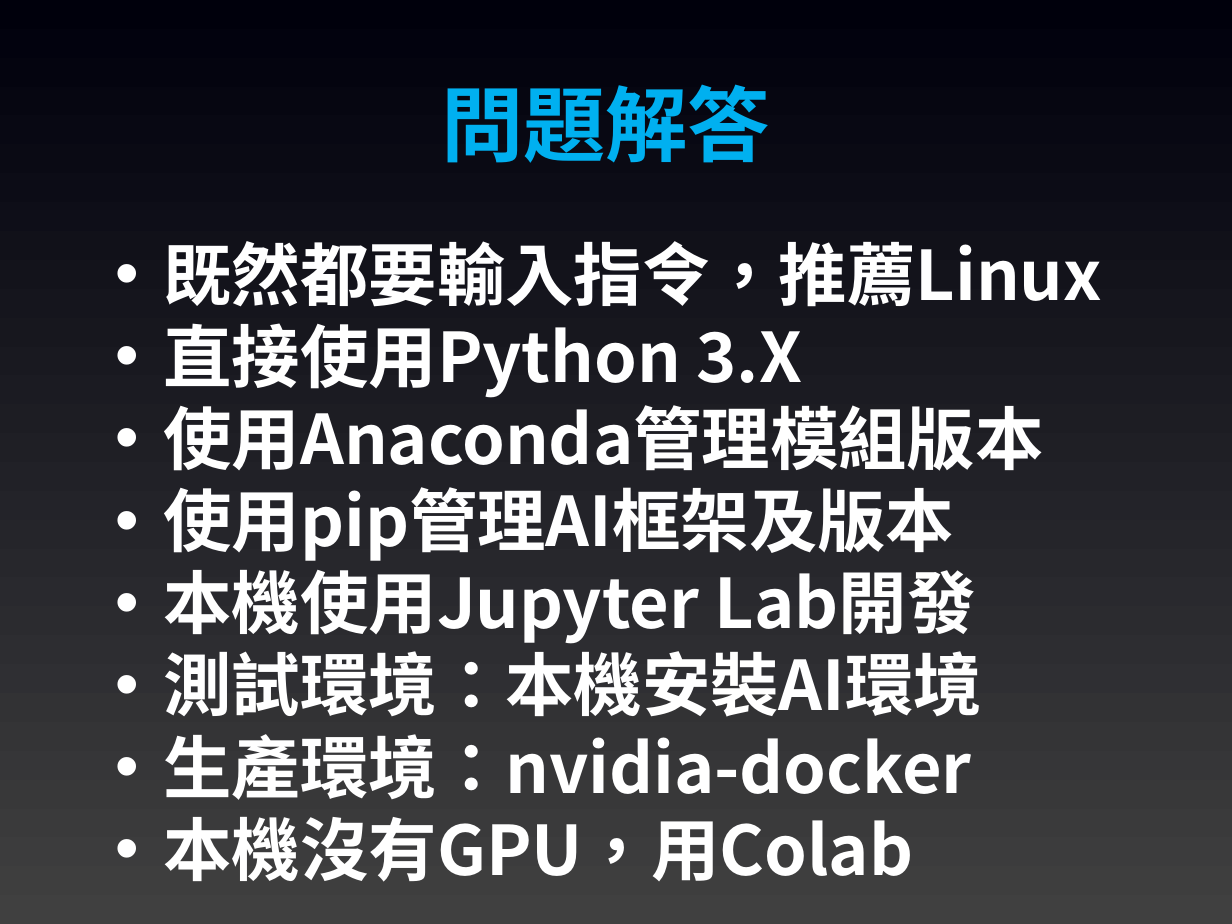
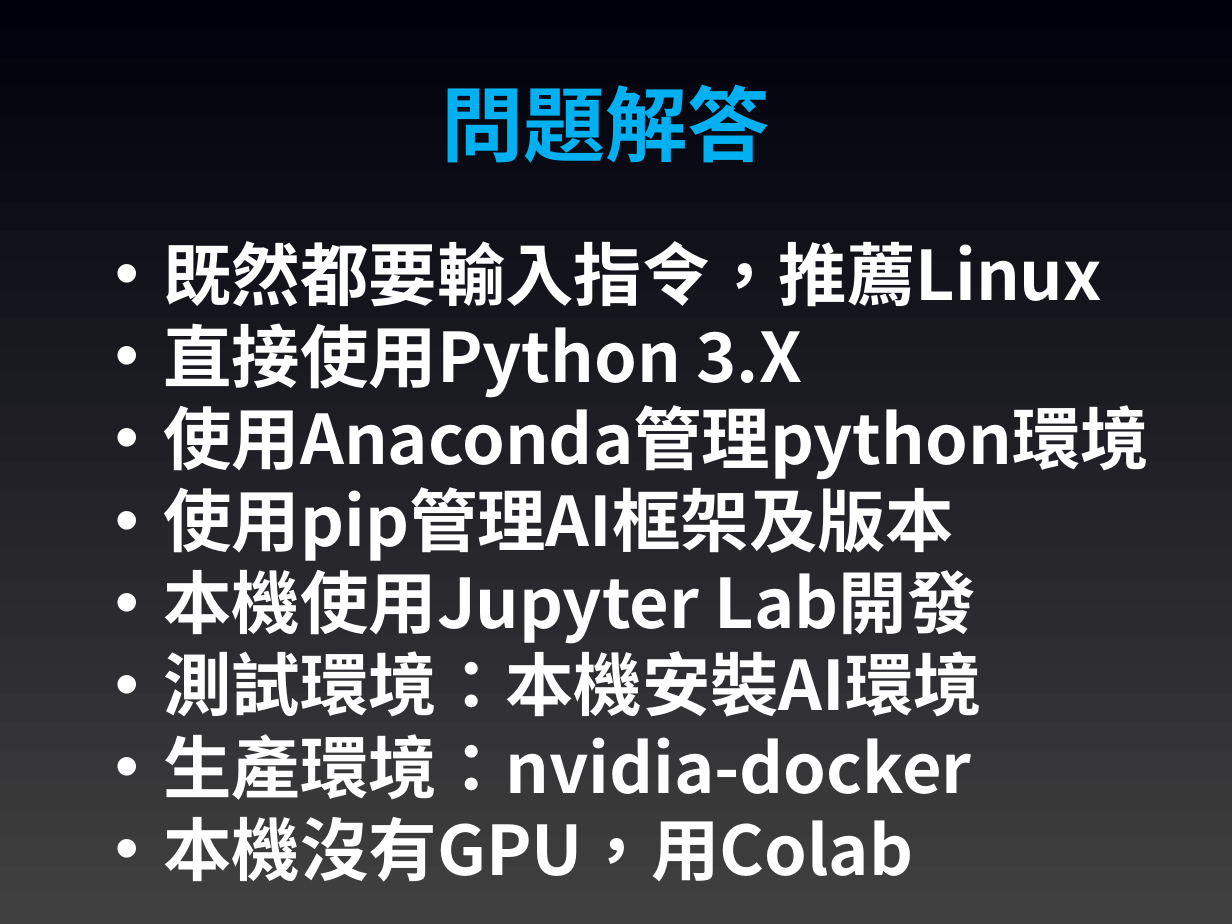
Before and after one commit to joshhu/cht_pytorch_201910, a slide deck: slide 7 of 00 - Pytorch環境介紹.pptx. Drawn at 1232x924 pixels with LibreOffice and Linux fonts; fonts in the diff are those of the drawing. Boxes give left, top, right and bottom in pixels: in the first picture for what was removed or moved away, otherwise in the second. Text is boxed around its words. In the diff, an @@ line names an element or a change of style, - is before the commit and + after.

```diff
--- a/00 - Pytorch環境介紹.pptx
+++ b/00 - Pytorch環境介紹.pptx
@@ text at bbox=[164, 394, 1149, 480]: text changed @@
-• 使用Anaconda管理模組版本
+• 使用Anaconda管理python環境
```
Also in this commit, not shown: 8 other slides changed, 2 other files.
